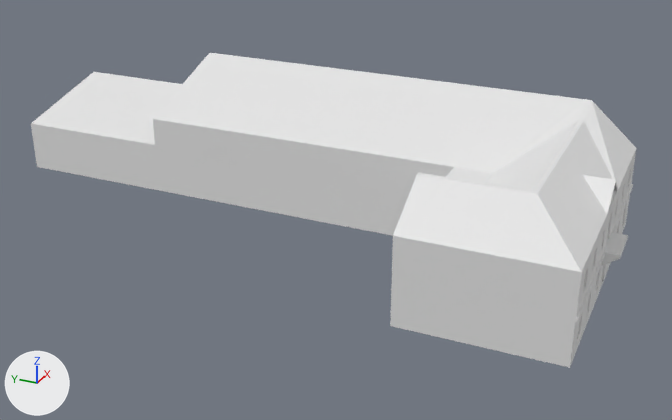
Renders of the Blender file U_Domazlicke_trati_114/U_Domazlicke_trati_114.blend from each side of a commit.
Camera for both pictures: a camera (50 mm lens) standing at (-10.13, -5.58, 3.93) and looking at (0.24, -0.91, -1.26). Lighting does not change. The marker at lower left points along +X, +Y and +Z.
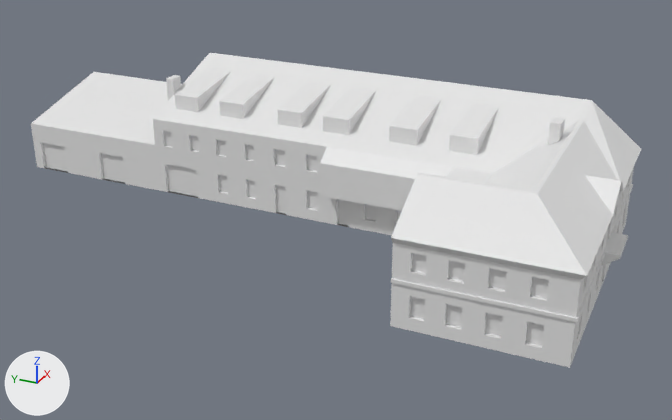
Commit message: U Domazlicke trati 114 - Groll

Patch to the scene script:
```diff
--- a/U_Domazlicke_trati_114/U_Domazlicke_trati_114.blend.py
+++ b/U_Domazlicke_trati_114/U_Domazlicke_trati_114.blend.py
@@ me_plane @@
 # used by ob_plane; location = (-0.7, -3.45, 0.0)
-me_plane.from_pydata(...)  # 382 vertices, 348 faces; spans x -1.0..2.79, y -1.2..7.84, z -1.59..0.11
+me_plane.from_pydata(...)  # 751 vertices, 681 faces; spans x -1.06..2.79, y -1.2..7.84, z -1.59..0.15
+# me_plane part 1: a new loose piece, a box spanning x 1.56..1.8, y -0.2..-0.06, z -0.29..0.15
+# me_plane part 2: a new loose piece, a box spanning x 1.73..1.94, y 5.54..5.65, z -0.85..-0.03
+# me_plane part 3: 251 vertices added at x 0.95..1.44, y 0.8..7.69, z -1.59..-0.15
+# me_plane part 4: 16 vertices moved from x -1.0..2.79, y -1.0..1.0, z -0.47..-0.21 to x -1.06..2.79, y -1.06..1.0, z -0.47..-0.21; 102 vertices added at x -1.02..-0.95, y -1.02..1.0, z -1.44..-0.63
```

Boxes (x1, y1, x2, y2) around the edits, measured in the pictures (672 x 420 px):
'Plane', reshaped: before (31, 53, 637, 368); after (31, 53, 641, 368)
part 1 of me_plane, added: after (548, 117, 565, 145)
part 2 of me_plane, added: after (166, 75, 181, 100)
part 3 of me_plane, added: after (32, 68, 510, 235)
part 4 of me_plane, built on: before (393, 101, 637, 280); after (390, 101, 641, 365)
